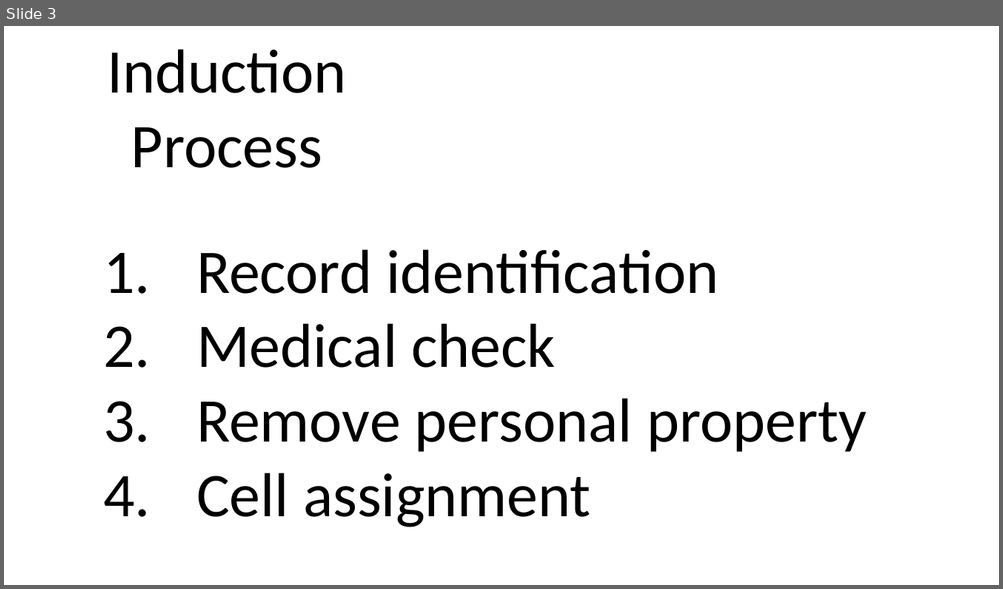
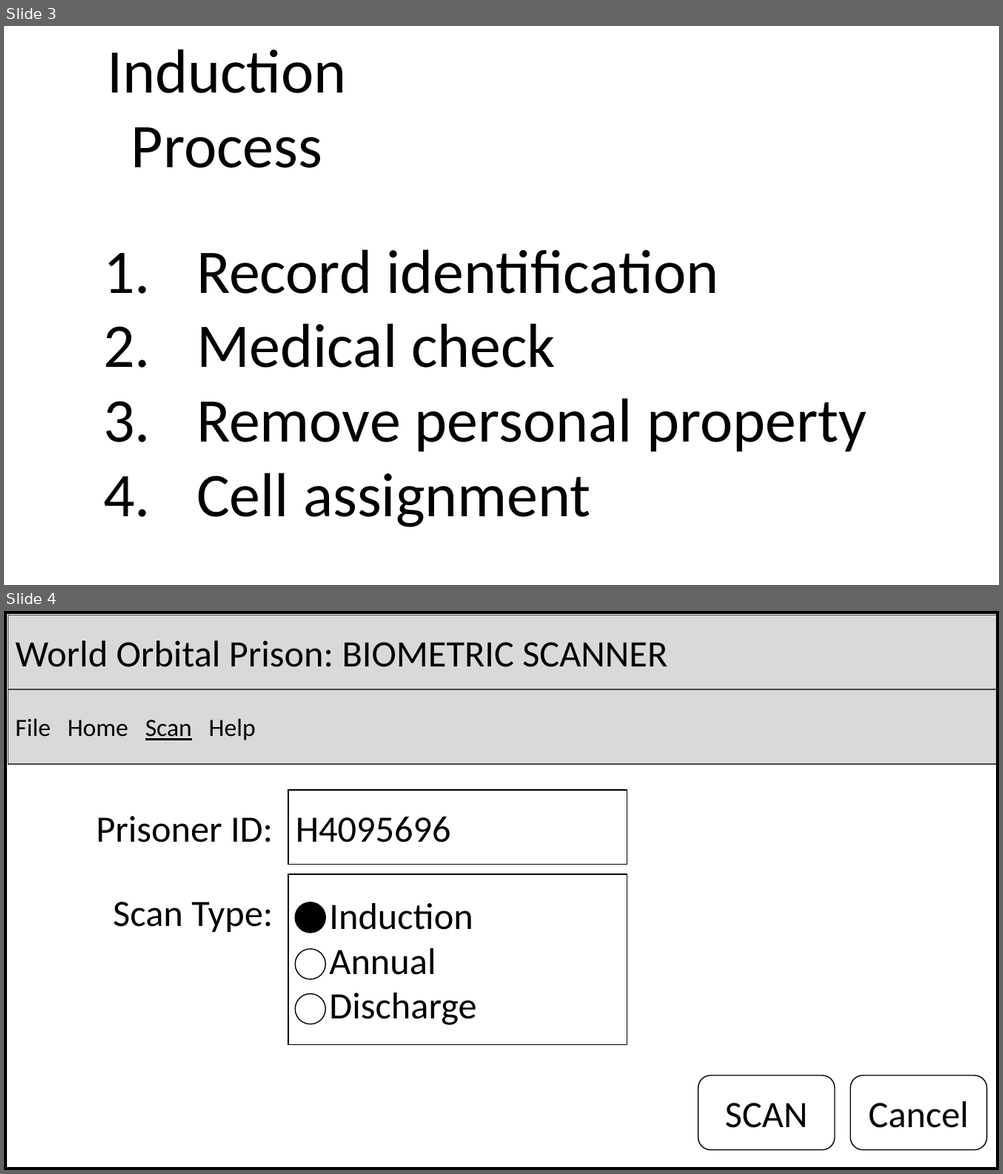
Before and after one commit to CallumShillan/Welcome-Prisoner, a slide deck: Assets/Textures/Roomnames/Roomnames.pptx. Shown one above the other, each under a label of ours: slide 3 before the commit, slides 3 and 4 after it. The pictures are 1003x589 and 1003x1174 pixels, drawn with LibreOffice and Linux fonts; fonts in the diff are those of the drawing. Boxes give left, top, right and bottom in pixels: in the first picture for what was removed or moved away, otherwise in the second. Text is boxed around its words. In the diff, an @@ line names an element or a change of style, - is before the commit and + after.

```diff
--- a/Assets/Textures/Roomnames/Roomnames.pptx
+++ b/Assets/Textures/Roomnames/Roomnames.pptx
@@ slide 4 added at <box>4,611,999,1170</box>, background #FFFFFF @@
@@ rectangle added at <box>4,611,999,1170</box>, outline #000000 6 pt @@
@@ rounded rectangle added at <box>8,615,999,689</box>, fill #D9D9D9, outline #484848 1 pt, 36 pt, text #000000 @@
+World Orbital Prison: BIOMETRIC SCANNER
@@ rounded rectangle added at <box>8,689,999,764</box>, fill #D9D9D9, outline #484848 1 pt, 24 pt, text #000000 @@
+File Home Scan Help
@@ rounded rectangle added at <box>75,790,280,865</box>, fill #FFFFFF, outline #FFFFFF 1 pt, 36 pt, text #000000 @@
+Prisoner ID:
@@ rounded rectangle added at <box>288,790,627,865</box>, fill #FFFFFF, outline #000000 1 pt, 36 pt, text #000000 @@
+H4095696
@@ rounded rectangle added at <box>75,874,280,949</box>, fill #FFFFFF, outline #FFFFFF 1 pt, 36 pt, text #000000 @@
+Scan Type:
@@ rounded rectangle added at <box>288,874,627,1045</box>, fill #FFFFFF, outline #000000 1 pt, 36 pt, text #000000 @@
+Induction
+Annual
+Discharge
@@ ellipse added at <box>295,903,326,934</box>, fill #000000, outline #000000 1 pt @@
@@ ellipse added at <box>295,949,326,980</box>, fill #FFFFFF, outline #000000 1 pt @@
@@ ellipse added at <box>295,994,326,1025</box>, fill #FFFFFF, outline #000000 1 pt @@
@@ rounded rectangle added at <box>698,1076,834,1150</box>, fill #FFFFFF, outline #000000 1 pt, 36 pt, text #000000 @@
+SCAN
@@ rounded rectangle added at <box>850,1076,987,1150</box>, fill #FFFFFF, outline #000000 1 pt, 36 pt, text #000000 @@
+Cancel
```
Also in this commit, not shown: 50 other files.
